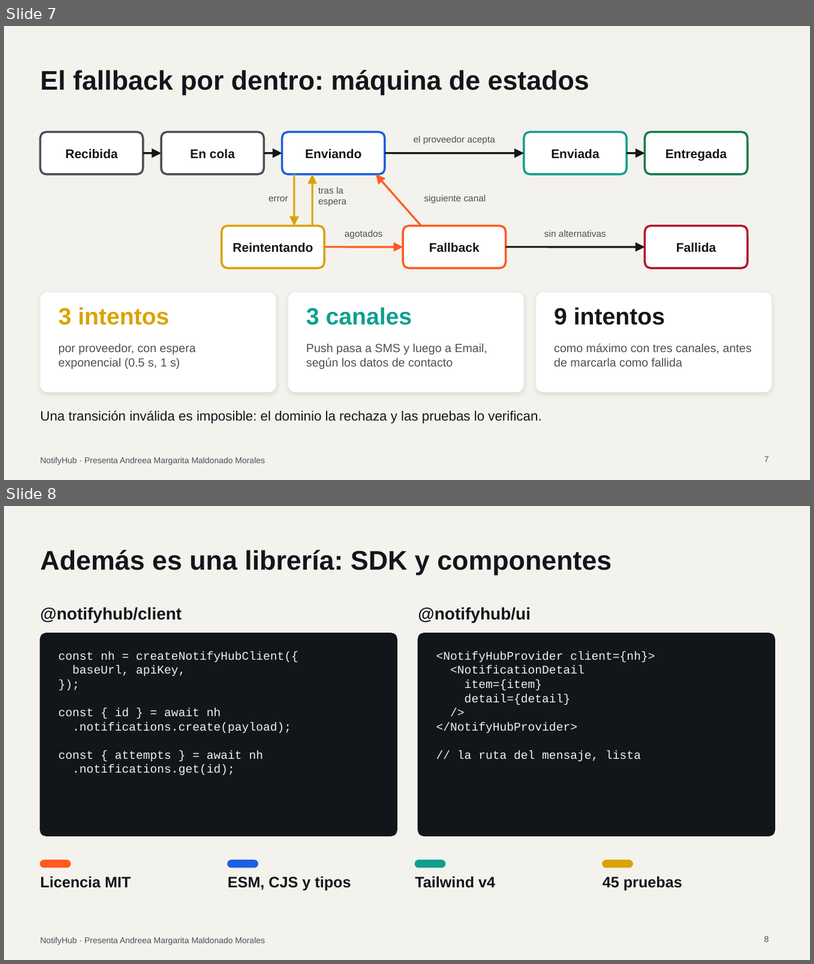
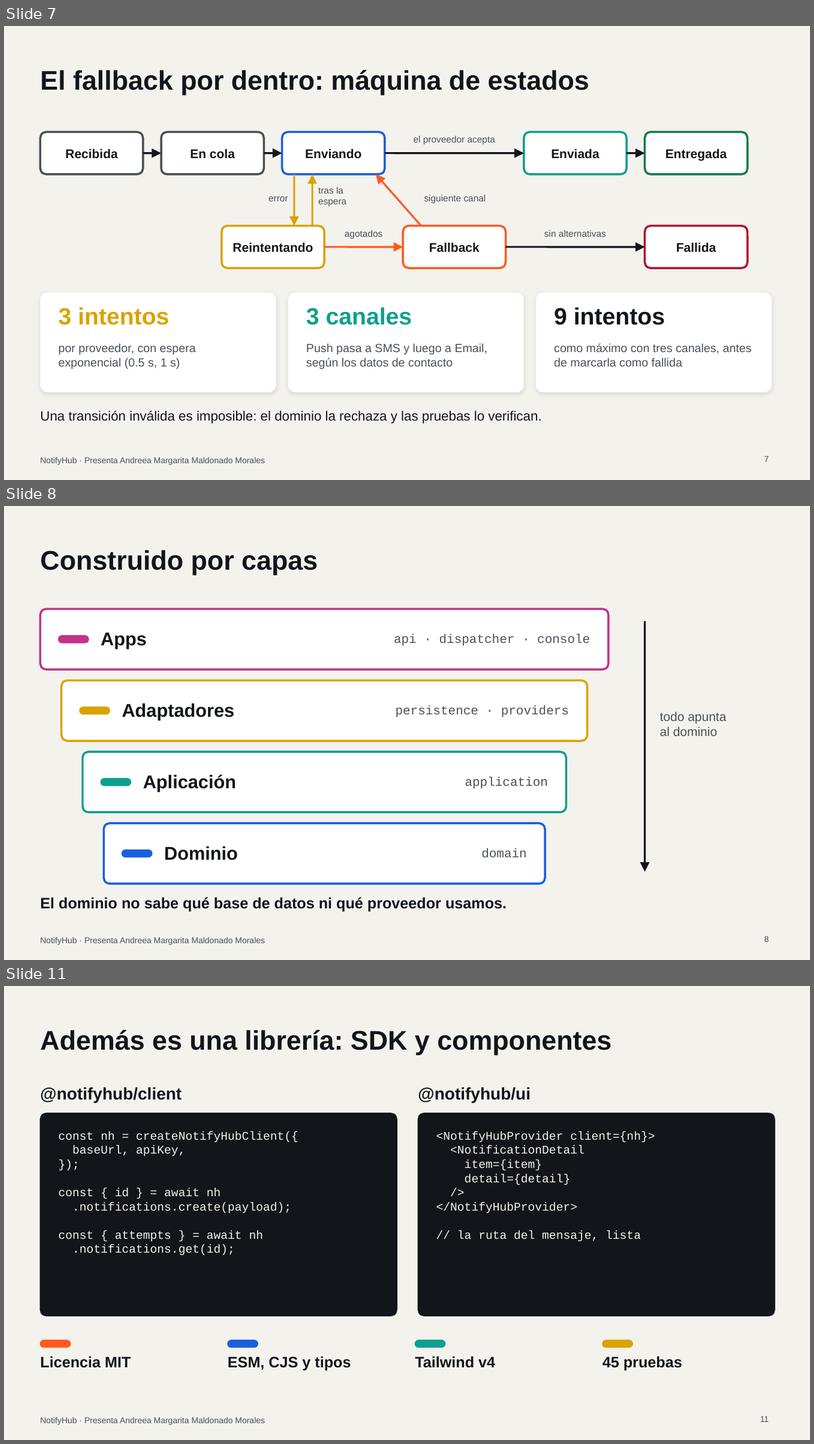
Before and after one commit to joseraulsoriano/notifyhub, a slide deck: docs/presentacion/NotifyHub.pptx. Shown one above the other, each under a label of ours: slides 7 and 8 before the commit, slides 7, 8 and 11 after it; the slides between them are not shown. The pictures are 814x964 and 814x1444 pixels, drawn with LibreOffice and Linux fonts; fonts in the diff are those of the drawing. Boxes give left, top, right and bottom in pixels: in the first picture for what was removed or moved away, otherwise in the second. Text is boxed around its words. In the diff, an @@ line names an element or a change of style, - is before the commit and + after.

Commit message:
docs: presentación con capas, monorepo y entrega continua

```diff
--- a/docs/presentacion/NotifyHub.pptx
+++ b/docs/presentacion/NotifyHub.pptx
@@ slide 8 added at [4, 506, 810, 960], background #F3F2ED; not listed: 1 template element that a slide beside it also shows @@
@@ title added at [40, 550, 318, 575], 32 pt, text #12151A, bold @@
+Construido por capas
@@ rounded rectangle added at [40, 609, 609, 669], fill #FFFFFF, outline #C2338A 2.5 pt @@
@@ arrow added from (645, 621) to (645, 871), #12151A 2.25 pt @@
@@ rounded rectangle added at [59, 636, 89, 643], fill #C2338A, outline #C2338A 1 pt @@
@@ text added at [101, 632, 147, 649], 22 pt, text #12151A, bold @@
+Apps
@@ text added at [394, 634, 590, 646], 15 pt, text #4A4F57 @@
+api · dispatcher · console
@@ rounded rectangle added at [62, 680, 588, 741], fill #FFFFFF, outline #D9A300 2.5 pt @@
@@ text added at [122, 703, 235, 720], 22 pt, text #12151A, bold @@
+Adaptadores
@@ rounded rectangle added at [80, 707, 110, 714], fill #D9A300, outline #D9A300 1 pt @@
@@ text added at [396, 705, 569, 717], 15 pt, text #4A4F57 @@
+persistence · providers
@@ text added at [660, 712, 726, 736], 15 pt, text #4A4F57 @@
+todo apunta
+al dominio
@@ rounded rectangle added at [83, 751, 567, 812], fill #FFFFFF, outline #0E9F8E 2.5 pt @@
@@ text added at [143, 774, 236, 791], 22 pt, text #12151A, bold @@
+Aplicación
@@ rounded rectangle added at [101, 778, 131, 786], fill #0E9F8E, outline #0E9F8E 1 pt @@
@@ text added at [465, 777, 548, 789], 15 pt, text #4A4F57 @@
+application
@@ rounded rectangle added at [104, 823, 545, 883], fill #FFFFFF, outline #1B5FE0 2.5 pt @@
@@ text added at [164, 846, 238, 860], 22 pt, text #12151A, bold @@
+Dominio
@@ rounded rectangle added at [122, 850, 152, 857], fill #1B5FE0, outline #1B5FE0 1 pt @@
@@ text added at [482, 848, 527, 858], 15 pt, text #4A4F57 @@
+domain
@@ text added at [40, 897, 507, 912], 18 pt, text #12151A, bold @@
+El dominio no sabe qué base de datos ni qué proveedor usamos.
@@ page number added at [765, 936, 770, 942], 10 pt, text #4A4F57 @@
+8
@@ what was slide 8 is now slide 11 @@
@@ page number at [761, 1416, 769, 1422]: text changed @@
-8
+11
```
Also in this commit, not shown: 2 other slides added, 1 other file.
